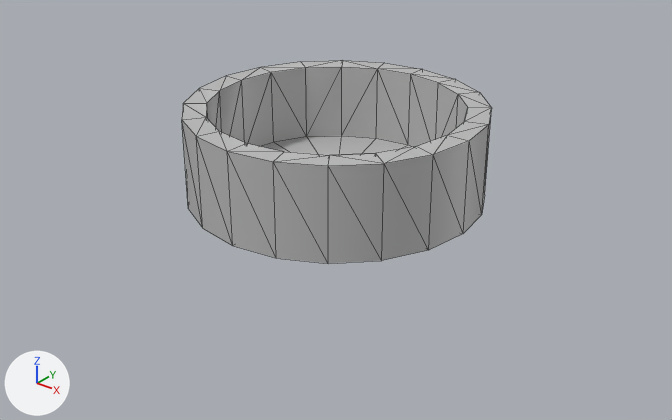
The FBX model Assets/Model/Kazan.fbx, before and after one commit.
Before and after are seen from a 50 mm lens placed at (0.992, -1.226, 0.687), pointed at (0.088, -0.096, -0.014). Every picture has the same lights, and +X, +Y and +Z are marked at lower left. Mesh edges are drawn as thin lines. Where no turn or scale is listed for an object, it has been applied to the vertices. Vertices at the same position are counted once.
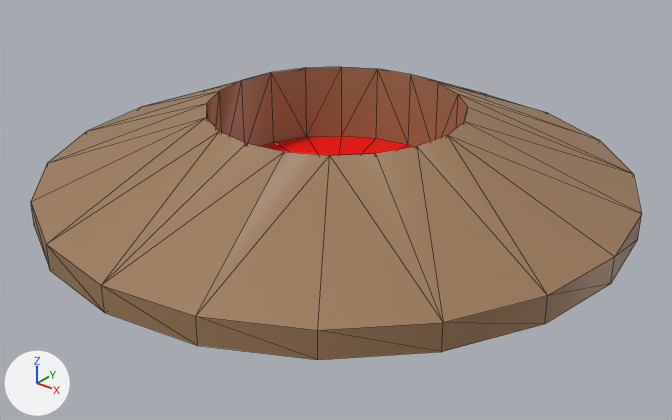
The change in detail:
Material 'lambert3' (mat_lambert3) is new.
Its base color is (1.0, 0.0, 0.0) (red #ff0000).
Material 'lambert2' (mat_lambert2) is new.
Its base color is (0.337, 0.196, 0.102) (brown #9d7a5a).
me_mesh is used by ob_polysurface1; location (0.06, -0.06, 0.08).
me_mesh had 89 vertices, 174 faces and spanned x -0.26..0.26, y -0.26..0.26, z -0.08..0.08.
me_mesh now has 90 vertices, 176 faces and spans x -0.511..0.511, y -0.511..0.511, z -0.08..0.08.
Part 1, on me_mesh:
2 vertices are removed from x -0.21..-0.153, y 0.153..0.21, z 0.08.
11 faces are deleted.
38 vertices move from x -0.26..0.26, y -0.26..0.26, z -0.08..0.08 to x -0.511..0.511, y -0.511..0.511, z -0.08..-0.036.
3 vertices are added at (-0.413, 0.3, -0.036), (-0.3, 0.413, -0.036), (-0.178, 0.129, 0.08).
13 new faces join them, mat_lambert2 (brown #9d7b5a).
me_mesh part 2: 143 faces spanning x -0.511..0.511, y -0.511..0.511, z -0.08..0.08 switch from mat_lambert1 (grey #bcbcbc) to mat_lambert2 (brown #9d7b5a).
me_mesh part 3: 20 faces spanning x -0.22..0.22, y -0.22..0.22, z -0.06 switch from mat_lambert1 (grey #bcbcbc) to mat_lambert3 (red #ff0000).

What differs and where, as boxes (x1, y1, x2, y2) in the pictures (672 x 420 px; the box of a moved part takes in the faces that stretch with it):
'polySurface1', reshaped (96% wider, 43% taller)
    before: (182, 60, 492, 264)
    after: (31, 67, 641, 360)
part 1 of me_mesh, moved or reshaped
    before: (182, 60, 492, 264)
    after: (31, 67, 641, 360)
part 2 of me_mesh, recoloured (grey to brown)
    both: (206, 67, 468, 147)
part 3 of me_mesh, recoloured (grey to red)
    both: (261, 136, 413, 155)
